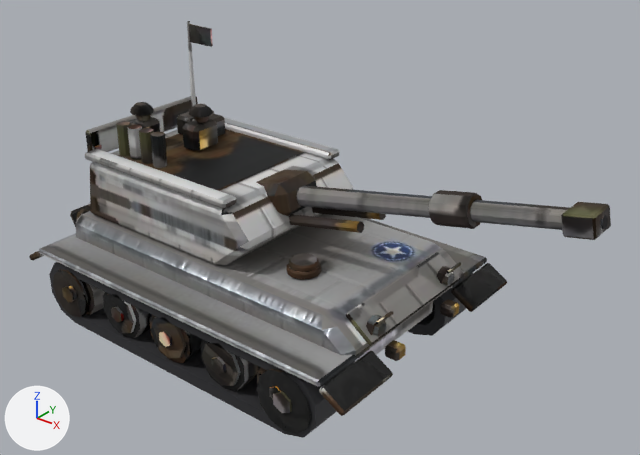
Renders of the glTF model public/models/arty.allies.glb from each side of a commit.
The view is the same before and after, from a 50 mm lens placed at (0.938, -1.05, 0.878), pointed at (0.096, 0.002, 0.225). Every picture has the same lights, and +X, +Y and +Z are marked at lower left. The older version comes first. Where no turn or scale is listed for an object, it has been applied to the vertices. Vertices at exactly the same position are counted once.

Objects in the first picture: 'b0_mesh', 'gun_mesh', 'house_mesh', 'root_mesh'.
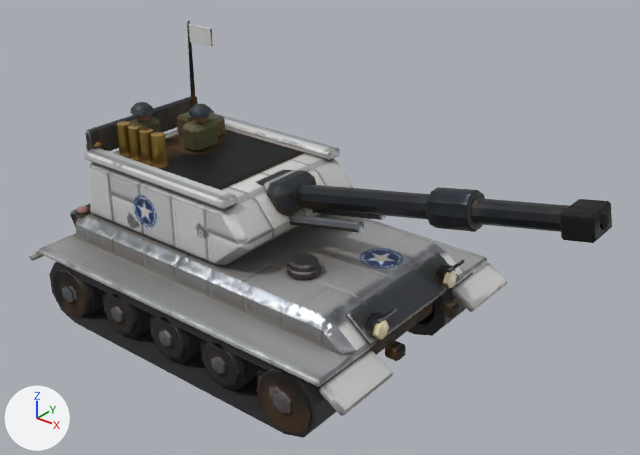
Where the newer file only moved an object's origin or applied its transform, the numbers keep the older frame.

What changed in the scene script:
```text
Change me_root:
    remove me_root.from_pydata(...)  # 1235 vertices, 1872 faces; spans x -0.378..0.378, y -0.242..0.242, z -0.101..0.101
    add me_root.from_pydata(...)  # 1301 vertices, 1985 faces; spans x -0.378..0.378, y -0.242..0.242, z -0.101..0.101
    me_root part 1: a new loose piece, an 8-sided cylinder along z spanning x -0.3199..-0.2913, y -0.1643..-0.1357, z 0.0747..0.0835, in mat_body
    me_root part 2: the loose piece of 16 vertices spanning x 0.324..0.336, y -0.119..-0.08, z 0.032..0.071 is scaled about its middle by 1.2
    me_root part 3: the loose piece of 17 vertices spanning x 0.336..0.345, y 0.085..0.115, z 0.036..0.066 is scaled about its middle by 1.2, then moved by (0.002, 0.0, 0.0)
    me_root part 4: the loose piece of 17 vertices spanning x 0.336..0.345, y -0.115..-0.085, z 0.036..0.066 is scaled about its middle by 1.2, then moved by (0.002, 0.0, 0.0)
    me_root part 5: a new loose piece, a box spanning x 0.348..0.352, y 0.0766..0.1234, z 0.0778..0.0818, in mat_body
    me_root part 6: a new loose piece, a box spanning x 0.348..0.352, y -0.1234..-0.0766, z 0.0778..0.0818, in mat_body
    me_root part 7: the loose piece of 16 vertices spanning x 0.324..0.336, y 0.08..0.119, z 0.032..0.071 is rebuilt with 16 vertices and now spans x 0.323..0.337, y 0.077..0.123, z 0.028..0.074
    me_root part 8: a new loose piece of 17 vertices spanning x -0.317..-0.295, y -0.161..-0.139, z 0.083..0.09, in mat_body
    me_root part 9: the loose piece of 8 vertices spanning x 0.344..0.348, y 0.08..0.119, z 0.073..0.077 is deleted
    me_root part 10: the loose piece of 8 vertices spanning x 0.344..0.348, y -0.119..-0.08, z 0.073..0.077 is deleted
    me_root part 11: 1492 kept faces spanning x -0.378..0.378, y -0.242..0.242, z -0.092..0.101 get new texture (UV) coordinates
    other edits to the shape of me_root do not show in these pictures
Change me_house:
    remove me_house.from_pydata(...)  # 390 vertices, 581 faces; spans x -0.203..0.203, y -0.151..0.151, z -0.159..0.159
    add me_house.from_pydata(...)  # 393 vertices, 588 faces; spans x -0.207..0.203, y -0.152..0.152, z -0.159..0.159
    me_house part 12: a new loose piece, an 8-sided cylinder along z spanning x -0.2068..-0.1756, y -0.1356..-0.1044, z -0.0321..-0.0225, in mat_body
    me_house part 13: the loose piece of 24 vertices spanning x -0.186..0.164, y 0.119..0.151, z -0.043..-0.029 is moved by (0.0, 0.0, 0.001)
    me_house part 14: the loose piece of 24 vertices spanning x -0.186..0.164, y -0.151..-0.119, z -0.043..-0.029 is moved by (0.0, 0.0, 0.001)
    me_house part 15: 454 kept faces spanning x -0.199..0.203, y -0.15..0.15, z -0.159..0.159 get new texture (UV) coordinates
    other edits to the shape of me_house do not show in these pictures
Change me_gun:
    remove me_gun.from_pydata(...)  # 56 vertices, 98 faces; spans x -0.113..0.116, y -0.052..0.052, z -0.046..0.028
    add me_gun.from_pydata(...)  # 56 vertices, 97 faces; spans x -0.113..0.116, y -0.052..0.052, z -0.046..0.028
    me_gun part 16: 83 kept faces spanning x -0.113..0.116, y -0.052..0.052, z -0.046..0.028 get new texture (UV) coordinates
Change me_b0:
    remove me_b0.from_pydata(...)  # 100 vertices, 170 faces; spans x -0.261..0.259, y -0.026..0.026, z -0.068..0.068
    add me_b0.from_pydata(...)  # 100 vertices, 170 faces; spans x -0.261..0.26, y -0.03..0.03, z -0.071..0.07
    me_b0 part 17: the loose piece of 40 vertices spanning x 0.0..0.073, y -0.026..0.026, z -0.023..0.038 is scaled about its middle by (1.08, 1.16, 1.15)
    me_b0 part 18: the loose piece of 24 vertices spanning x 0.206..0.258, y -0.026..0.026, z 0.026..0.068 is scaled about its middle by (1, 1.17, 1.16)
    me_b0 part 19: the loose piece of 16 vertices spanning x 0.252..0.259, y -0.01..0.01, z 0.042..0.062 is scaled about its middle by (1.07, 1.15, 1.15)
    me_b0 part 20: the loose piece of 20 vertices spanning x -0.261..0.255, y -0.017..0.017, z -0.068..0.066 is rebuilt with 20 vertices and now spans x -0.261..0.256, y -0.02..0.02, z -0.071..0.068
```

Where the change shows, as pixel boxes (x1, y1, x2, y2) in the pictures (640 x 455 px; the box of a moved part takes in the faces that stretch with it):
'house_mesh', reshaped: before (85, 21, 353, 265); after (84, 21, 353, 265)
'b0_mesh', reshaped (9% taller): before (297, 186, 611, 240); after (296, 184, 612, 243)
part 1 of me_root, added: after (75, 207, 91, 217)
part 2 of me_root, moved or reshaped: before (366, 315, 386, 335); after (364, 312, 388, 343)
part 3 of me_root, moved or reshaped: before (443, 272, 455, 285); after (443, 270, 457, 288)
part 4 of me_root, moved or reshaped: before (373, 321, 386, 337); after (373, 320, 389, 339)
part 5 of me_root, added: after (448, 259, 465, 273)
part 6 of me_root, added: after (377, 308, 397, 324)
part 7 of me_root, rebuilt: before (437, 266, 453, 284); after (435, 264, 455, 291)
part 8 of me_root, added: after (77, 206, 88, 212)
part 9 of me_root, deleted: before (447, 262, 461, 274)
part 10 of me_root, deleted: before (376, 311, 393, 325)
part 11 of me_root, surface changed: (29, 204, 507, 434) in both
part 12 of me_house, added: after (86, 143, 104, 150)
part 13 of me_house, moved or reshaped: before (224, 117, 339, 160); after (214, 113, 340, 160)
part 14 of me_house, moved or reshaped: before (85, 149, 236, 209); after (84, 148, 237, 209)
part 15 of me_house, surface changed: (85, 21, 338, 265) in both
part 16 of me_gun, surface changed: (256, 169, 381, 233) in both
part 17 of me_b0, moved or reshaped: before (429, 190, 482, 229); after (426, 187, 485, 232)
part 18 of me_b0, moved or reshaped: before (561, 202, 611, 240); after (560, 199, 612, 243)
part 19 of me_b0, moved or reshaped: before (600, 215, 608, 229); after (600, 214, 609, 230)
part 20 of me_b0, rebuilt (9% taller): before (297, 186, 570, 230); after (296, 184, 569, 232)
